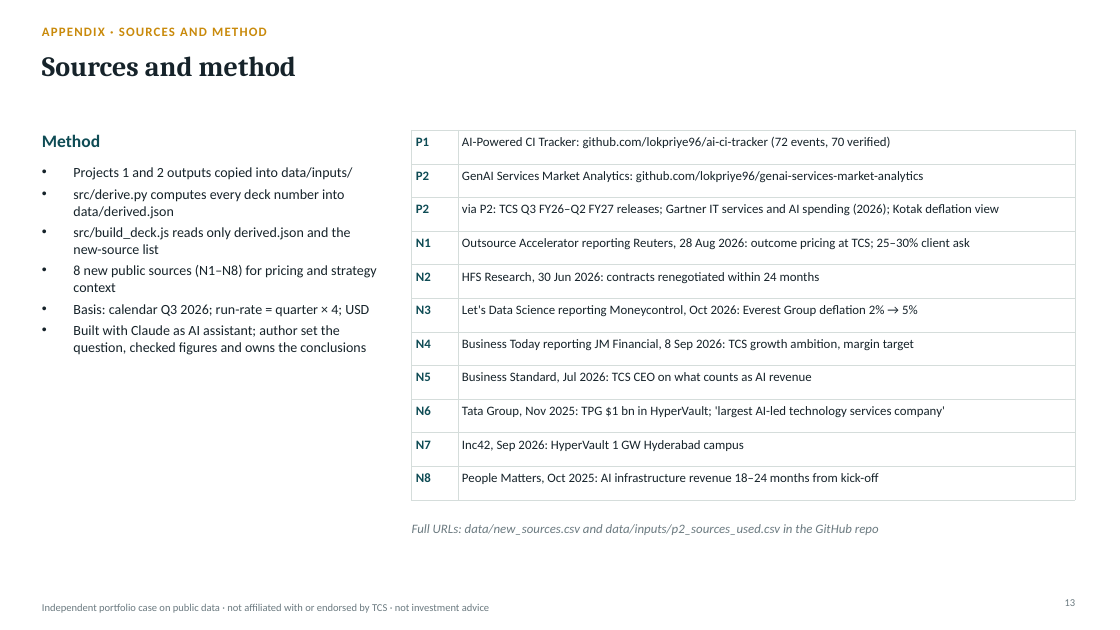
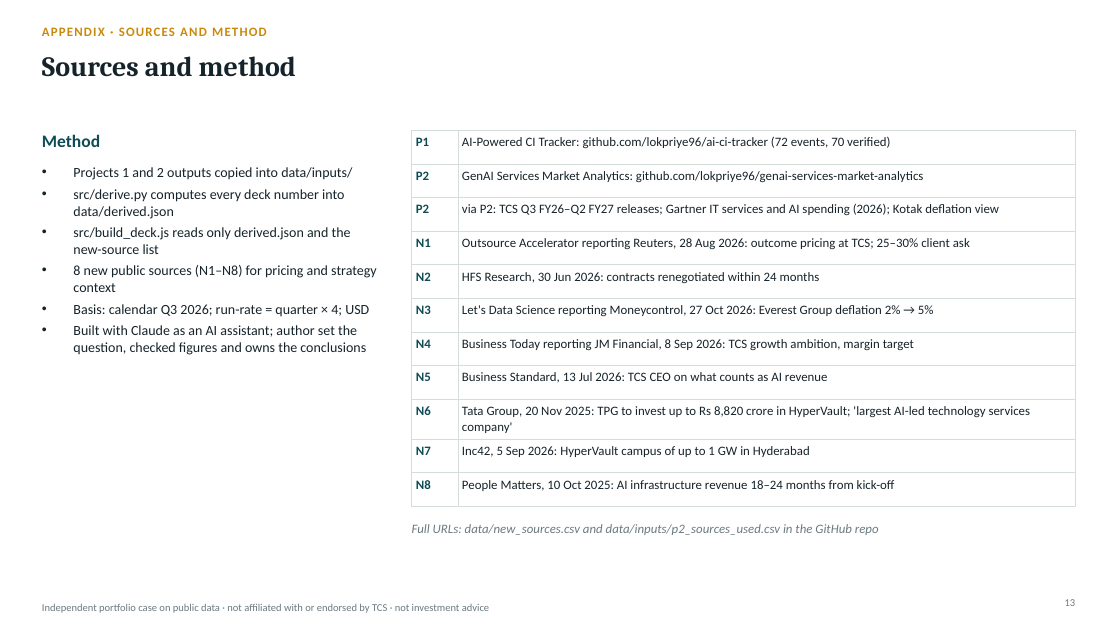
Before and after one commit to lokpriye96/ai-consulting-report-genai-services, a slide deck: slide 13 of outputs/TCS_AI_Deflation_Strategy.pptx. Drawn at 1120x630 pixels with LibreOffice and Linux fonts; fonts in the diff are those of the drawing. Boxes give left, top, right and bottom in pixels: in the first picture for what was removed or moved away, otherwise in the second. Text is boxed around its words. In the diff, an @@ line names an element or a change of style, - is before the commit and + after.

Commit message:
Verify sources (dates, HyperVault figures) and tidy wording

```diff
--- a/outputs/TCS_AI_Deflation_Strategy.pptx
+++ b/outputs/TCS_AI_Deflation_Strategy.pptx
@@ table at bbox=[412, 130, 1075, 495] @@
-row 6, column 2: Let's Data Science reporting Moneycontrol, Oct 2026: Everest Group deflation 2% → 5%
+row 6, column 2: Let's Data Science reporting Moneycontrol, 27 Oct 2026: Everest Group deflation 2% → 5%
-row 8, column 2: Business Standard, Jul 2026: TCS CEO on what counts as AI revenue
+row 8, column 2: Business Standard, 13 Jul 2026: TCS CEO on what counts as AI revenue
-row 9, column 2: Tata Group, Nov 2025: TPG $1 bn in HyperVault; 'largest AI-led technology services company'
+row 9, column 2: Tata Group, 20 Nov 2025: TPG to invest up to Rs 8,820 crore in HyperVault; 'largest AI-led technology services company'
-row 10, column 2: Inc42, Sep 2026: HyperVault 1 GW Hyderabad campus
+row 10, column 2: Inc42, 5 Sep 2026: HyperVault campus of up to 1 GW in Hyderabad
-row 11, column 2: People Matters, Oct 2025: AI infrastructure revenue 18–24 months from kick-off
+row 11, column 2: People Matters, 10 Oct 2025: AI infrastructure revenue 18–24 months from kick-off
@@ text at bbox=[73, 325, 366, 355]: text changed @@
-• Built with Claude as AI assistant; author set the question, checked figures and owns the conclusions
+• Built with Claude as an AI assistant; author set the question, checked figures and owns the conclusions
```
Also in this commit, not shown: 7 other slides changed, 12 other files.
